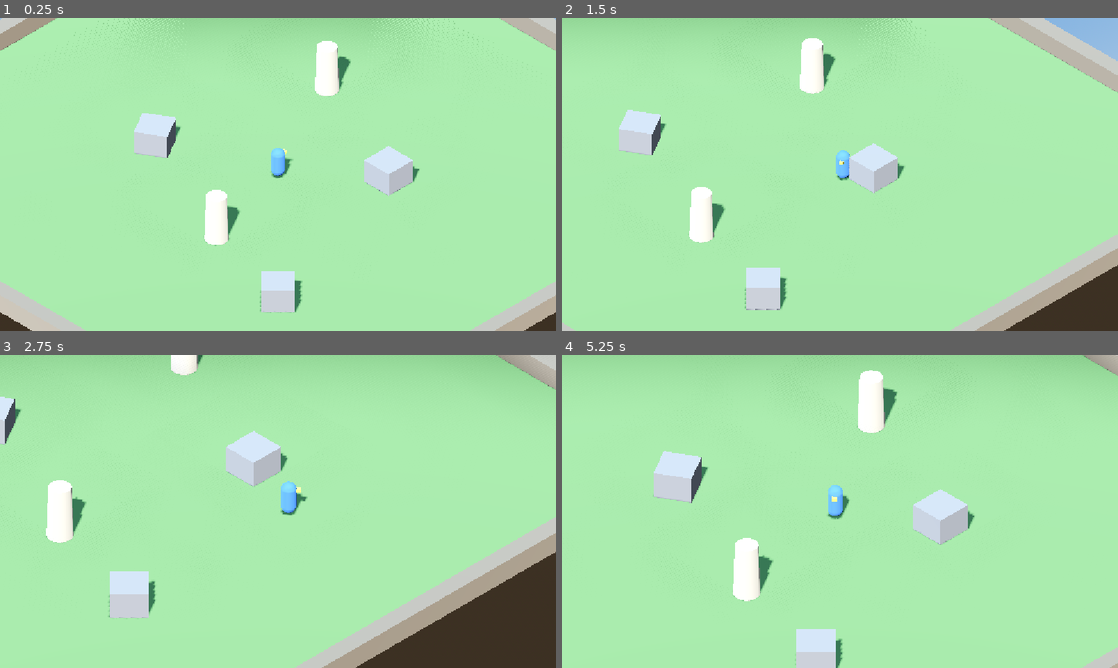
Above: before the commit, frames 1-4 (two rows, left to right).
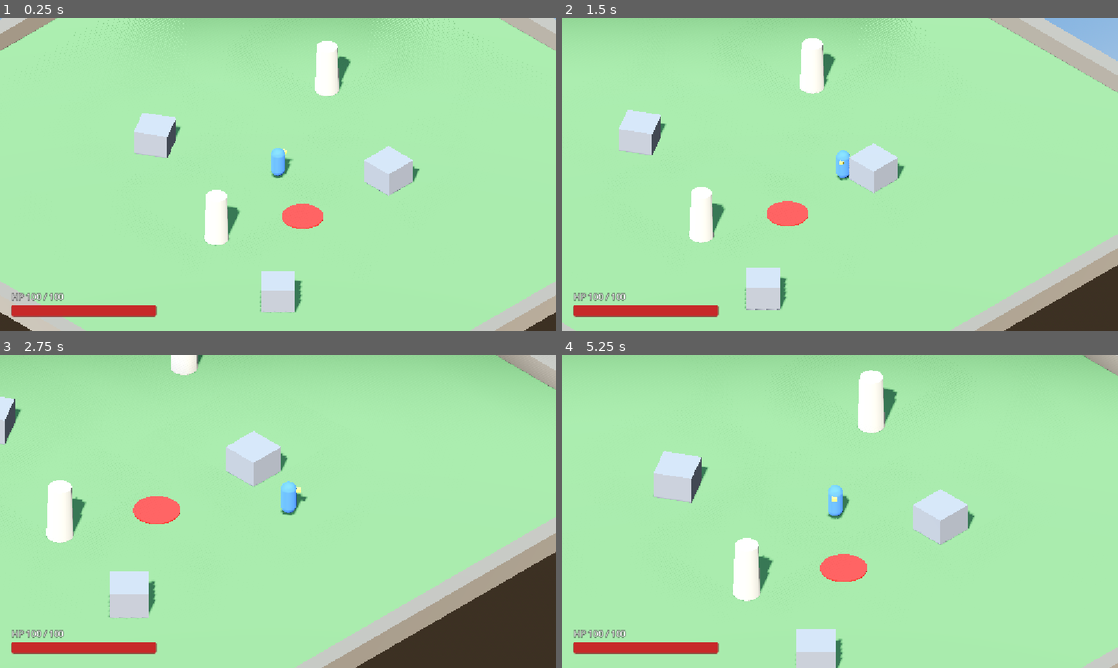
Above: after the commit, the same moments.

Repository: alexrlcz/AetherRPG
Game: Godot game, scene res://scenes/main/main.tscn
The game is run twice, just before and just after one commit, with the same random seed, the same clock (stepped at 60 frames per second) and the same inputs.
Inputs (mouse positions are in pixels of both pictures, inside the frame that each line leads up to):
- Up to frame 1 (0.25 s): no input
- Up to frame 2 (1.5 s): tap Enter at 0.5 s; move the mouse to (962, 158) at 0.52 s; hold D (move_right) 0.53-1.28 s; hold Right mouse button (aim) 0.53-1.28 s; move the mouse to (728, 190) at 1.27 s; hold S (move_back) from 1.28 s (still down); right-click (728, 190) at 1.35 s
- Up to frame 3 (2.75 s): move the mouse to (333, 442) at 2.02 s; release S (move_back) at 2.03 s; hold D (move_right) from 2.03 s (still down); hold Mouse wheel up (zoom_in) from 2.03 s (still down); right-click (333, 442) at 2.3 s
- Up to frame 4 (5.25 s): move the mouse to (812, 574) at 2.77 s; release D (move_right) at 2.78 s; release Mouse wheel up (zoom_in) at 2.78 s; hold W (move_forward) 2.78-3.53 s; tap Mouse wheel down (zoom_out) at 2.85 s; right-click (812, 574) at 3.05 s; move the mouse to (1006, 558) at 3.52 s; hold Right mouse button (aim) 3.53-4.28 s; hold A (move_left) 3.53-5.03 s; move the mouse to (673, 464) at 4.27 s; right-click (673, 464) at 4.35 s; move the mouse to (867, 511) at 5.02 s; hold S (move_back) from 5.03 s (still down); hold Mouse wheel up (zoom_in) from 5.03 s (still down)

The runs differ from the first frame. In frame 1, 1.6% of the frame differs, in the area x 2-59%, y 59-96%; in frame 2, 1.6%; in frame 3, 1.8%, in the area x 2-33%, y 45-96%; in frame 4, 1.8%.

Commit message:
Add health, hitbox and hurtbox components with player HUD
- HealthComponent: damage, heal, reset, died/health_changed signals;
  valid from construction regardless of scene ready order
- HurtboxComponent / HitboxComponent: layer-based damage routing,
  once-per-activation or repeating (rehit_interval) hits
- Player gets 100 HP and a hurtbox; input disabled on death
- HUD with health bar and Defeated message, driven by signals
- Spike trap hazard in the test arena to exercise the damage chain
- Document combat components in docs/architecture.md

Co-Authored-By: Claude Opus 5.5 <noreply@anthropic.com>

Diff:
--- a/scenes/main/main.tscn
+++ b/scenes/main/main.tscn
@@ -3,6 +3,7 @@
 [ext_resource type="PackedScene" path="res://scenes/world/test_arena.tscn" id="1_arena"]
 [ext_resource type="PackedScene" path="res://scenes/player/player.tscn" id="2_player"]
 [ext_resource type="PackedScene" path="res://scenes/camera/iso_camera_rig.tscn" id="3_camera"]
+[ext_resource type="PackedScene" path="res://scenes/ui/hud.tscn" id="4_hud"]
 
 [node name="Main" type="Node3D"]
 
@@ -12,3 +13,6 @@
 
 [node name="IsoCameraRig" parent="." instance=ExtResource("3_camera")]
 target_path = NodePath("../Player")
+
+[node name="HUD" parent="." node_paths=PackedStringArray("player_health") instance=ExtResource("4_hud")]
+player_health = NodePath("../Player/HealthComponent")
--- a/scenes/player/player.tscn
+++ b/scenes/player/player.tscn
@@ -1,6 +1,8 @@
 [gd_scene format=3]
 
 [ext_resource type="Script" path="res://scripts/player/player_controller.gd" id="1_ctrl"]
+[ext_resource type="Script" path="res://scripts/components/health_component.gd" id="2_health"]
+[ext_resource type="Script" path="res://scripts/components/hurtbox_component.gd" id="3_hurtbox"]
 
 [sub_resource type="CapsuleShape3D" id="CapsuleShape3D_body"]
 radius = 0.4
@@ -21,10 +23,11 @@
 material = SubResource("Mat_marker")
 size = Vector3(0.25, 0.15, 0.35)
 
-[node name="Player" type="CharacterBody3D"]
+[node name="Player" type="CharacterBody3D" node_paths=PackedStringArray("health")]
 collision_layer = 2
 collision_mask = 5
 script = ExtResource("1_ctrl")
+health = NodePath("HealthComponent")
 
 [node name="CollisionShape3D" type="CollisionShape3D" parent="."]
 transform = Transform3D(1, 0, 0, 0, 1, 0, 0, 0, 1, 0, 0.9, 0)
@@ -39,3 +42,18 @@
 [node name="FacingMarker" type="MeshInstance3D" parent="Visual"]
 transform = Transform3D(1, 0, 0, 0, 1, 0, 0, 0, 1, 0, 1.35, -0.45)
 mesh = SubResource("BoxMesh_marker")
+
+[node name="HealthComponent" type="Node" parent="."]
+script = ExtResource("2_health")
+max_health = 100
+
+[node name="Hurtbox" type="Area3D" parent="." node_paths=PackedStringArray("health")]
+collision_layer = 8
+collision_mask = 0
+monitoring = false
+script = ExtResource("3_hurtbox")
+health = NodePath("../HealthComponent")
+
+[node name="CollisionShape3D" type="CollisionShape3D" parent="Hurtbox"]
+transform = Transform3D(1, 0, 0, 0, 1, 0, 0, 0, 1, 0, 0.9, 0)
+shape = SubResource("CapsuleShape3D_body")
--- /dev/null
+++ b/scenes/ui/hud.tscn
@@ -0,0 +1,73 @@
+[gd_scene format=3]
+
+[ext_resource type="Script" path="res://scripts/ui/hud.gd" id="1_hud"]
+
+[sub_resource type="StyleBoxFlat" id="Style_bar_bg"]
+bg_color = Color(0.1, 0.08, 0.08, 0.85)
+border_width_left = 2
+border_width_top = 2
+border_width_right = 2
+border_width_bottom = 2
+border_color = Color(0.05, 0.04, 0.04, 1)
+corner_radius_top_left = 4
+corner_radius_top_right = 4
+corner_radius_bottom_right = 4
+corner_radius_bottom_left = 4
+
+[sub_resource type="StyleBoxFlat" id="Style_bar_fill"]
+bg_color = Color(0.78, 0.16, 0.16, 1)
+corner_radius_top_left = 3
+corner_radius_top_right = 3
+corner_radius_bottom_right = 3
+corner_radius_bottom_left = 3
+
+[node name="HUD" type="CanvasLayer"]
+script = ExtResource("1_hud")
+
+[node name="PlayerPanel" type="VBoxContainer" parent="."]
+anchors_preset = 2
+anchor_top = 1.0
+anchor_bottom = 1.0
+offset_left = 24.0
+offset_top = -84.0
+offset_right = 324.0
+offset_bottom = -24.0
+grow_vertical = 0
+
+[node name="HealthLabel" type="Label" parent="PlayerPanel"]
+unique_name_in_owner = true
+theme_override_colors/font_color = Color(1, 1, 1, 1)
+theme_override_colors/font_outline_color = Color(0, 0, 0, 1)
+theme_override_constants/outline_size = 4
+theme_override_font_sizes/font_size = 18
+text = "HP 100 / 100"
+
+[node name="HealthBar" type="ProgressBar" parent="PlayerPanel"]
+unique_name_in_owner = true
+custom_minimum_size = Vector2(300, 24)
+theme_override_styles/background = SubResource("Style_bar_bg")
+theme_override_styles/fill = SubResource("Style_bar_fill")
+value = 100.0
+show_percentage = false
+
+[node name="DefeatedLabel" type="Label" parent="."]
+unique_name_in_owner = true
+visible = false
+anchors_preset = 8
+anchor_left = 0.5
+anchor_top = 0.5
+anchor_right = 0.5
+anchor_bottom = 0.5
+offset_left = -300.0
+offset_top = -50.0
+offset_right = 300.0
+offset_bottom = 50.0
+grow_horizontal = 2
+grow_vertical = 2
+theme_override_colors/font_color = Color(0.85, 0.15, 0.15, 1)
+theme_override_colors/font_outline_color = Color(0, 0, 0, 1)
+theme_override_constants/outline_size = 8
+theme_override_font_sizes/font_size = 56
+text = "Defeated"
+horizontal_alignment = 1
+vertical_alignment = 1
--- /dev/null
+++ b/scenes/world/hazards/spike_trap.tscn
@@ -0,0 +1,38 @@
+[gd_scene format=3]
+
+[ext_resource type="Script" path="res://scripts/components/hitbox_component.gd" id="1_hitbox"]
+
+[sub_resource type="StandardMaterial3D" id="Mat_trap"]
+albedo_color = Color(0.75, 0.15, 0.12, 1)
+emission_enabled = true
+emission = Color(0.6, 0.05, 0.02, 1)
+emission_energy_multiplier = 0.6
+
+[sub_resource type="CylinderMesh" id="Mesh_trap"]
+material = SubResource("Mat_trap")
+top_radius = 1.2
+bottom_radius = 1.2
+height = 0.08
+
+[sub_resource type="CylinderShape3D" id="Shape_trap"]
+radius = 1.2
+height = 1.0
+
+[node name="SpikeTrap" type="Node3D"]
+
+[node name="Mesh" type="MeshInstance3D" parent="."]
+transform = Transform3D(1, 0, 0, 0, 1, 0, 0, 0, 1, 0, 0.04, 0)
+mesh = SubResource("Mesh_trap")
+
+[node name="Hitbox" type="Area3D" parent="."]
+collision_layer = 0
+collision_mask = 8
+monitorable = false
+script = ExtResource("1_hitbox")
+damage = 10
+active = true
+rehit_interval = 1.0
+
+[node name="CollisionShape3D" type="CollisionShape3D" parent="Hitbox"]
+transform = Transform3D(1, 0, 0, 0, 1, 0, 0, 0, 1, 0, 0.5, 0)
+shape = SubResource("Shape_trap")
--- a/scenes/world/test_arena.tscn
+++ b/scenes/world/test_arena.tscn
@@ -1,4 +1,6 @@
 [gd_scene format=3]
+
+[ext_resource type="PackedScene" path="res://scenes/world/hazards/spike_trap.tscn" id="1_trap"]
 
 [sub_resource type="ProceduralSkyMaterial" id="SkyMat"]
 sky_top_color = Color(0.38, 0.55, 0.78, 1)
@@ -182,3 +184,8 @@
 
 [node name="Collision" type="CollisionShape3D" parent="Obstacles/Pillar3"]
 shape = SubResource("Shape_pillar")
+
+[node name="Hazards" type="Node3D" parent="."]
+
+[node name="SpikeTrap" parent="Hazards" instance=ExtResource("1_trap")]
+transform = Transform3D(1, 0, 0, 0, 1, 0, 0, 0, 1, 4, 0, 2)
--- /dev/null
+++ b/scripts/components/health_component.gd
@@ -0,0 +1,55 @@
+class_name HealthComponent
+extends Node
+## Tracks hit points for any entity. Knows nothing about who owns it;
+## other systems react through its signals.
+
+signal health_changed(current: int, maximum: int)
+signal damaged(amount: int, source: Node)
+signal healed(amount: int)
+signal died
+
+@export var max_health: int = 100:
+	set(value):
+		var was_full := current_health == max_health
+		max_health = maxi(value, 1)
+		if was_full or current_health > max_health:
+			current_health = max_health
+
+## Valid from construction (not only after _ready), so other nodes can read
+## it regardless of scene-tree ready order.
+var current_health: int = max_health
+var is_dead: bool:
+	get:
+		return current_health <= 0
+
+
+## Applies damage and returns the amount actually removed.
+func take_damage(amount: int, source: Node = null) -> int:
+	if is_dead or amount <= 0:
+		return 0
+	var applied := mini(amount, current_health)
+	current_health -= applied
+	damaged.emit(applied, source)
+	health_changed.emit(current_health, max_health)
+	if is_dead:
+		died.emit()
+	return applied
+
+
+## Restores health (not above max) and returns the amount actually restored.
+func heal(amount: int) -> int:
+	if is_dead or amount <= 0:
+		return 0
+	var applied := mini(amount, max_health - current_health)
+	if applied == 0:
+		return 0
+	current_health += applied
+	healed.emit(applied)
+	health_changed.emit(current_health, max_health)
+	return applied
+
+
+## Restores full health, including from death.
+func reset() -> void:
+	current_health = max_health
+	health_changed.emit(current_health, max_health)
--- /dev/null
+++ b/scripts/components/hitbox_component.gd
@@ -0,0 +1,50 @@
+class_name HitboxComponent
+extends Area3D
+## Area that deals damage to overlapping HurtboxComponents while active.
+##
+## Each hurtbox is hit once per activation, unless `rehit_interval` > 0,
+## in which case it is hit again every `rehit_interval` seconds while it
+## stays inside (useful for hazards and damage-over-time zones).
+## Set the collision mask to the hurtbox layer(s) this hitbox should hurt.
+
+signal hit_landed(hurtbox: HurtboxComponent, amount: int)
+
+@export var damage: int = 10
+@export var active: bool = false:
+	set = set_active
+## Seconds before the same hurtbox can be hit again. 0 = once per activation.
+@export var rehit_interval: float = 0.0
+## Reported as the damage source. Defaults to this scene's owner.
+@export var source: Node
+
+var _time: float = 0.0
+var _last_hit_time: Dictionary = {}  # hurtbox instance id -> _time of last hit
+
+
+func _ready() -> void:
+	monitoring = true
+	monitorable = false
+	if source == null:
+		source = owner
+
+
+func set_active(value: bool) -> void:
+	active = value
+	_last_hit_time.clear()
+
+
+func _physics_process(delta: float) -> void:
+	_time += delta
+	if not active:
+		return
+	for area in get_overlapping_areas():
+		var hurtbox := area as HurtboxComponent
+		if hurtbox == null:
+			continue
+		var id := hurtbox.get_instance_id()
+		if _last_hit_time.has(id):
+			if rehit_interval <= 0.0 or _time - _last_hit_time[id] < rehit_interval:
+				continue
+		_last_hit_time[id] = _time
+		hurtbox.receive_hit(damage, source)
+		hit_landed.emit(hurtbox, damage)
--- /dev/null
+++ b/scripts/components/hurtbox_component.gd
@@ -0,0 +1,23 @@
+class_name HurtboxComponent
+extends Area3D
+## Area that can receive hits. Forwards damage to a HealthComponent.
+##
+## Put it on the "player_hurtbox" or "enemy_hurtbox" physics layer;
+## HitboxComponents choose targets through their collision mask.
+
+signal hurt(amount: int, source: Node)
+
+@export var health: HealthComponent
+
+
+func _ready() -> void:
+	monitoring = false
+	monitorable = true
+
+
+func receive_hit(amount: int, source: Node) -> void:
+	if health == null or health.is_dead:
+		return
+	var applied := health.take_damage(amount, source)
+	if applied > 0:
+		hurt.emit(applied, source)
--- a/scripts/player/player_controller.gd
+++ b/scripts/player/player_controller.gd
@@ -15,15 +15,28 @@
 @export var deceleration: float = 50.0
 ## How quickly the character turns toward its facing direction.
 @export var turn_speed: float = 14.0
+## When this reaches zero, player input is disabled.
+@export var health: HealthComponent
 
 var is_aiming: bool = false
+var is_dead: bool = false
 ## Horizontal unit vector the character is turning toward.
 var facing_direction: Vector3 = Vector3.FORWARD
 
 var _gravity: float = ProjectSettings.get_setting("physics/3d/default_gravity")
 
 
+func _ready() -> void:
+	if health:
+		health.died.connect(_on_died)
+
+
 func _physics_process(delta: float) -> void:
+	if is_dead:
+		_apply_movement(Vector3.ZERO, delta)
+		move_and_slide()
+		return
+
 	_update_aim_state()
 
 	var input := Input.get_vector("move_left", "move_right", "move_forward", "move_back")
@@ -39,6 +52,13 @@
 	_apply_movement(move_dir, delta)
 	_apply_rotation(delta)
 	move_and_slide()
+
+
+func _on_died() -> void:
+	is_dead = true
+	if is_aiming:
+		is_aiming = false
+		aim_stopped.emit()
 
 
 func _update_aim_state() -> void:
--- /dev/null
+++ b/scripts/ui/hud.gd
@@ -0,0 +1,33 @@
+class_name HUD
+extends CanvasLayer
+## Player-facing interface. Only listens to gameplay signals; never drives gameplay.
+
+@export var player_health: HealthComponent
+
+@onready var _health_bar: ProgressBar = %HealthBar
+@onready var _health_label: Label = %HealthLabel
+@onready var _defeated_label: Label = %DefeatedLabel
+
+
+func _ready() -> void:
+	_defeated_label.hide()
+	if player_health:
+		bind_player_health(player_health)
+
+
+func bind_player_health(health: HealthComponent) -> void:
+	player_health = health
+	health.health_changed.connect(_on_player_health_changed)
+	health.died.connect(_on_player_died)
+	_on_player_health_changed(health.current_health, health.max_health)
+
+
+func _on_player_health_changed(current: int, maximum: int) -> void:
+	_health_bar.max_value = maximum
+	_health_bar.value = current
+	_health_label.text = "HP %d / %d" % [current, maximum]
+	_defeated_label.visible = current <= 0
+
+
+func _on_player_died() -> void:
+	_defeated_label.show()
Not shown, added: scripts/components/health_component.gd.uid
Not shown, added: scripts/components/hitbox_component.gd.uid
Not shown, added: scripts/components/hurtbox_component.gd.uid
Not shown, added: scripts/ui/hud.gd.uid
Not shown, changed: docs/architecture.md
